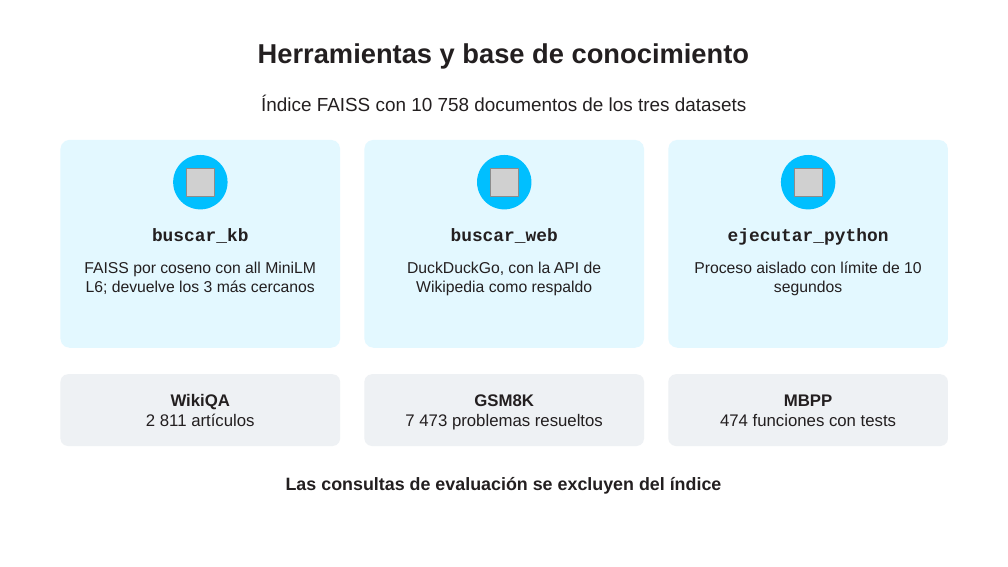
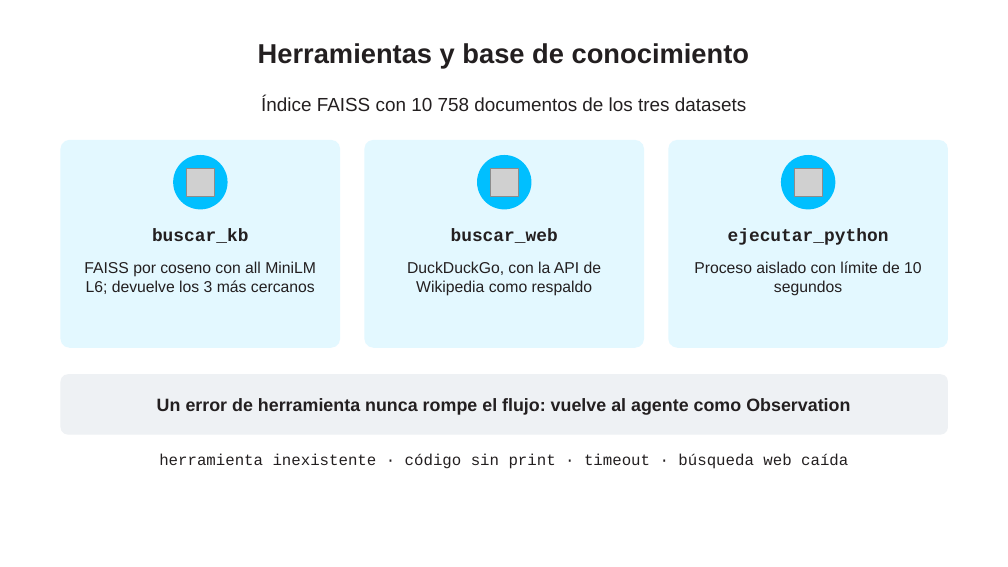
Before and after one commit to ricardoamiel/auditor-react, a slide deck: slide 20 of presentacion/Presentacion_Auditor_ReAct.pptx. Drawn at 1008x567 pixels with LibreOffice and Linux fonts; fonts in the diff are those of the drawing; grey boxes stand for pictures; background and template pictures are left out. Boxes give left, top, right and bottom in pixels: in the first picture for what was removed or moved away, otherwise in the second. Text is boxed around its words. In the diff, an @@ line names an element or a change of style, - is before the commit and + after.

```diff
--- a/presentacion/Presentacion_Auditor_ReAct.pptx
+++ b/presentacion/Presentacion_Auditor_ReAct.pptx
@@ rounded rectangle "Un error de herramienta nunca ...": place and size @@
-rounded rectangle "Un error de herramienta nunca ..." at box(60, 374, 340, 446)
+rounded rectangle "Un error de herramienta nunca ..." at box(60, 374, 948, 435)
@@ rounded rectangle "Un error de herramienta nunca ..." at box(60, 374, 948, 435): proportions changed @@
@@ rounded rectangle removed at box(364, 374, 644, 446) @@
-GSM8K
-7 473 problemas resueltos
@@ rounded rectangle removed at box(668, 374, 948, 446) @@
-MBPP
-474 funciones con tests
@@ text in rounded rectangle at box(157, 398, 850, 415): text changed; size 16 to 17 pt; bold on @@
-WikiQA
-2 811 artículos
+Un error de herramienta nunca rompe el flujo: vuelve al agente como Observation
@@ text added at box(159, 453, 848, 469), 15 pt, text #231F20 @@
+herramienta inexistente · código sin print · timeout · búsqueda web caída
@@ text removed at box(286, 477, 722, 494) @@
-Las consultas de evaluación se excluyen del índice
```
Also in this commit, not shown: 16 other slides changed, 25 slides added, 8 other files.
